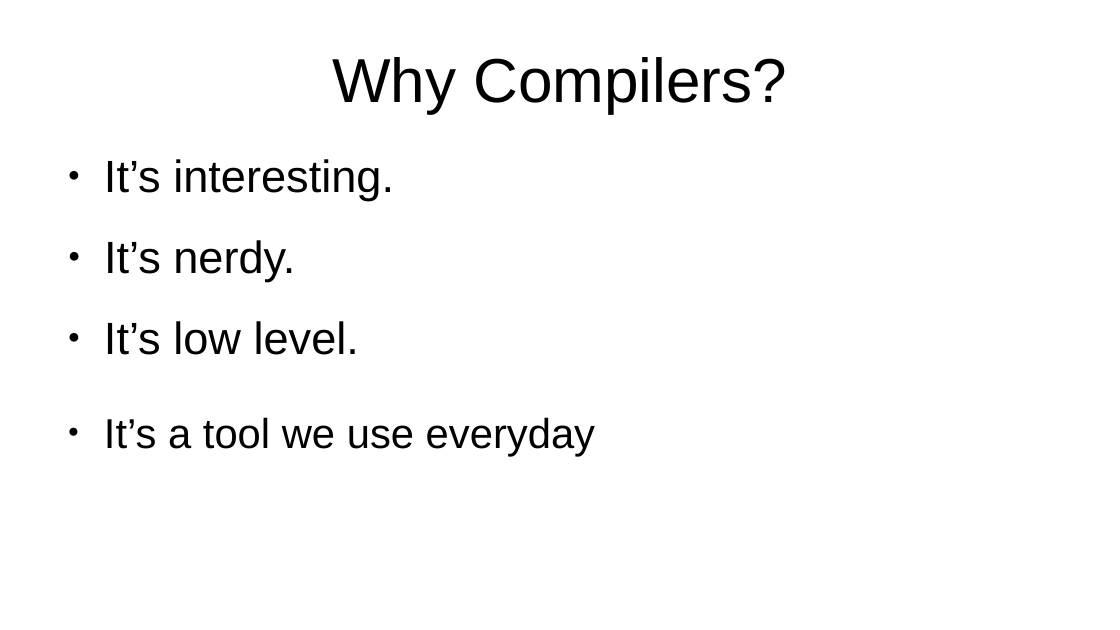
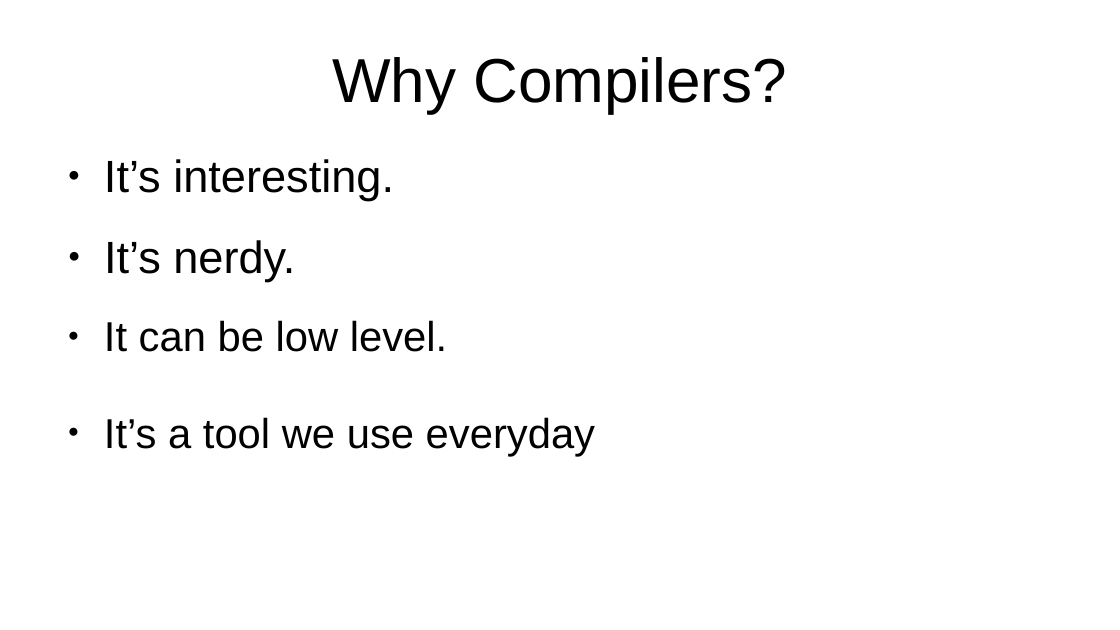
Before and after one commit to grab-a-byte/CalculatorCompiler, a slide deck: slide 5 of slides/Compiler Slides.odp. Drawn at 1120x630 pixels with LibreOffice and Linux fonts; fonts in the diff are those of the drawing. Boxes give left, top, right and bottom in pixels: in the first picture for what was removed or moved away, otherwise in the second. Text is boxed around its words. In the diff, an @@ line names an element or a change of style, - is before the commit and + after.

Commit message:
slides update

```diff
--- a/slides/Compiler Slides.odp
+++ b/slides/Compiler Slides.odp
@@ text at (x1=104, y1=320, x2=447, y2=352): text changed; size 32 to 29.6 pt @@
-● It’s low level.
+● It can be low level.
```
